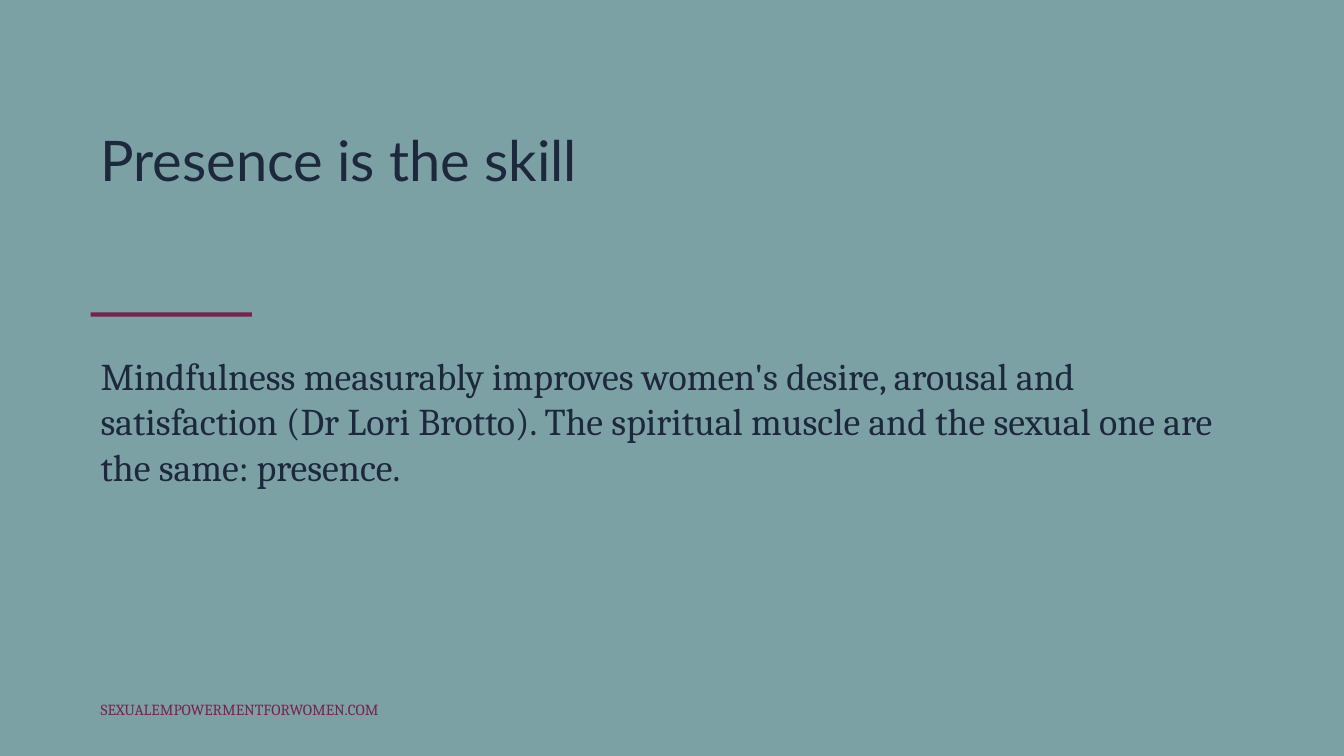
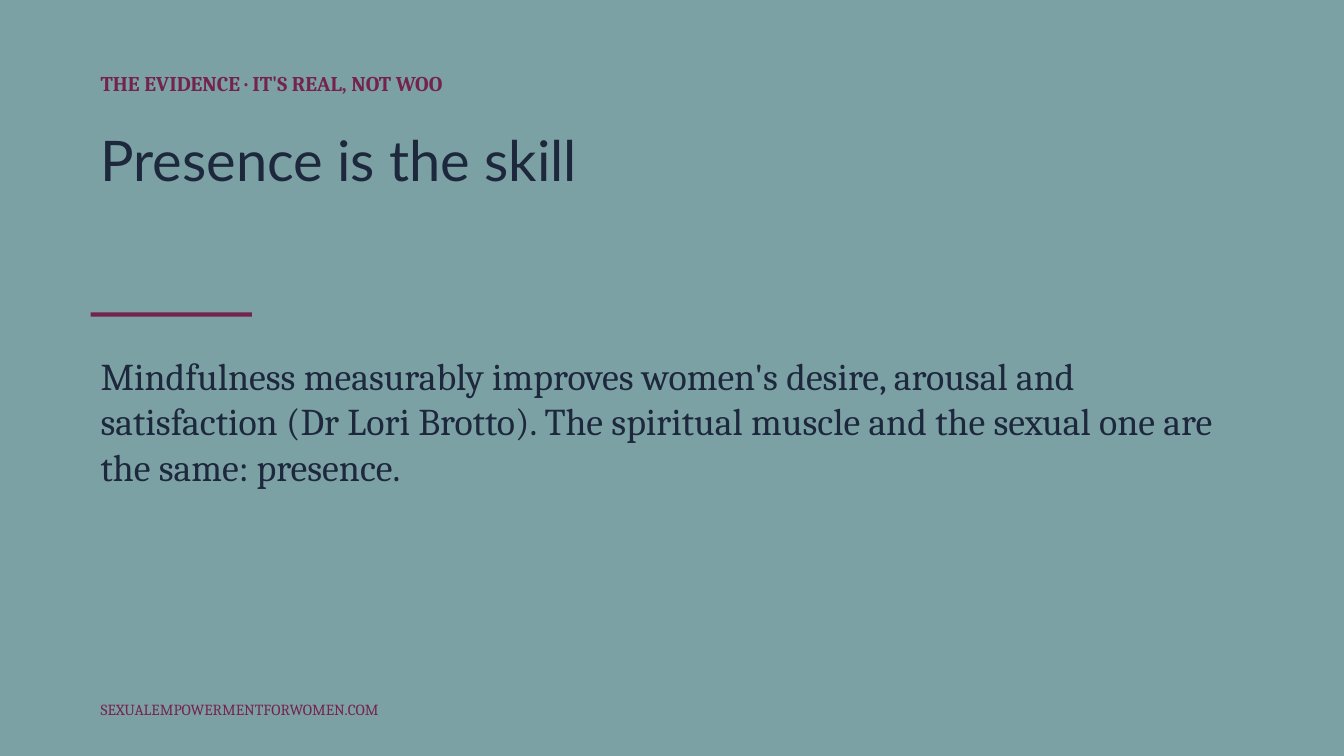
Before and after one commit to tarisha-starr/GitHub-folder, a slide deck: slide 5 of content/sessions/slides/Spirituality-in-Sexuality-Research.pptx (slide 11 before the commit). Drawn at 1344x756 pixels with LibreOffice and Linux fonts; fonts in the diff are those of the drawing. Boxes give left, top, right and bottom in pixels: in the first picture for what was removed or moved away, otherwise in the second. Text is boxed around its words. In the diff, an @@ line names an element or a change of style, - is before the commit and + after.

```diff
--- a/content/sessions/slides/Spirituality-in-Sexuality-Research.pptx
+++ b/content/sessions/slides/Spirituality-in-Sexuality-Research.pptx
@@ text added at [101, 76, 442, 94], 15 pt, text #74234F, bold @@
+THE EVIDENCE · IT'S REAL, NOT WOO
```
Also in this commit, not shown: 4 other slides changed, 6 slides removed, 1 other file.
